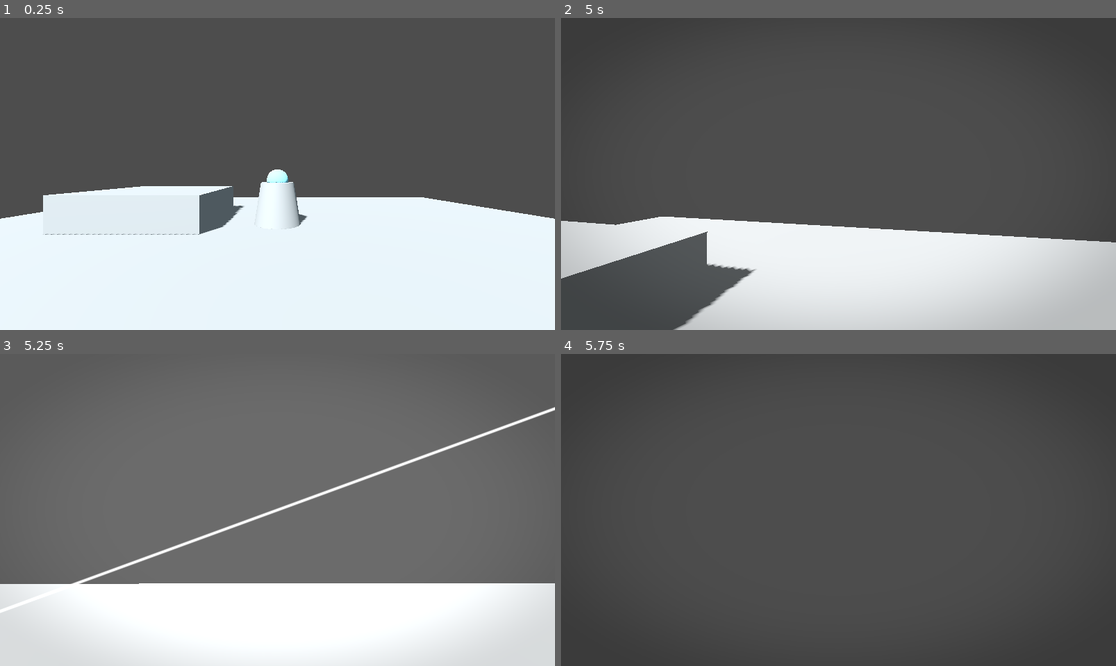
Above: before the commit, frames 1-4 (two rows, left to right).
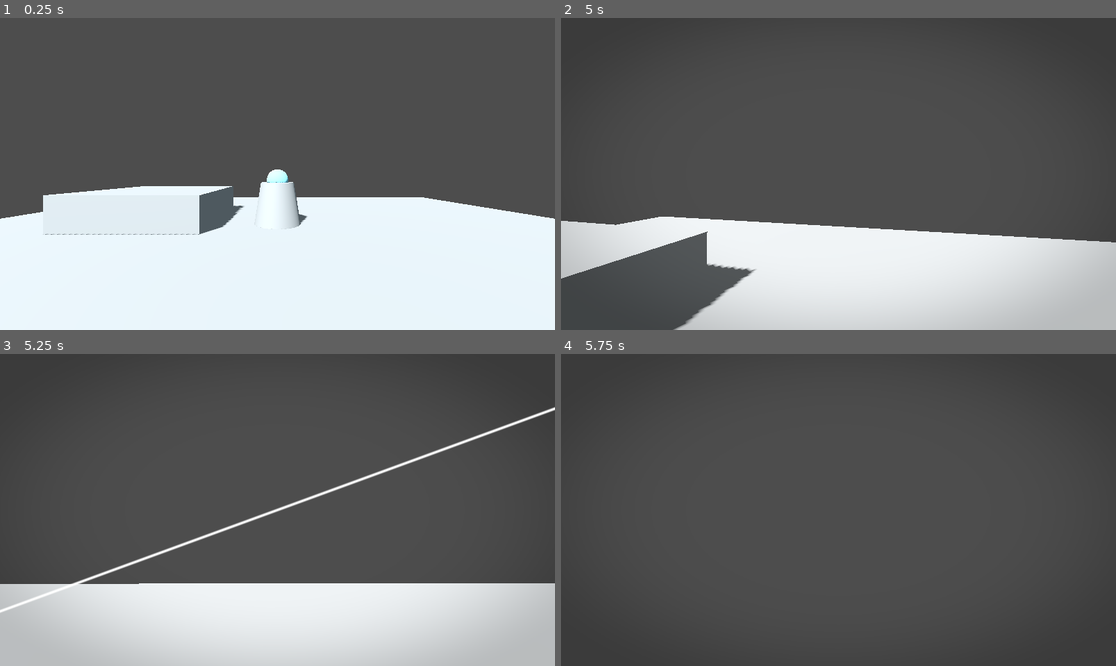
Above: after the commit, the same moments.

Repository: nanhudev/SEKAI
Game: Godot game, scene res://scenes/main/Main.tscn
Same seed, same stepped clock (60 frames per second), same inputs: the game is played once before the commit and once after it.
Inputs (mouse positions are in pixels of both pictures, inside the frame that each line leads up to):
- Up to frame 1 (0.25 s): no input
- Up to frame 2 (5 s): tap Enter at 0.5 s; move the mouse to (866, 174) at 0.52 s; hold Right mouse button (block) 0.53-1.28 s; hold W (move_forward) from 0.53 s (still down); click (866, 174) at 0.67 s; tap Space (jump) at 0.77, 1.52, 3.02, 3.77, 4.52 s; move the mouse to (810, 174) at 1.27 s; tap Q (dodge) at 1.35 s; move the mouse to (849, 167) at 2.02 s; hold Z (fire_cast) 2.03-2.78 s; move the mouse to (832, 180) at 2.77 s; tap R (frost_cast) at 2.85 s; click (832, 180) at 2.92 s; move the mouse to (877, 177) at 3.52 s; hold F (heavy_attack) 3.53-4.28 s; move the mouse to (794, 170) at 4.27 s; tap I (iaido) at 4.35 s
- Up to frame 3 (5.25 s): keep holding W (move_forward); move the mouse to (283, 510) at 5.02 s; press the mouse at (283, 510) at 5.03 s
- Up to frame 4 (5.75 s): keep holding W (move_forward)

Frames 1-2 are identical in both runs. In frame 3, 93% of the frame differs, in the area x 0-100%, y 0-100%; in frame 4, nothing differs.

Commit message:
feat: add frost shatter feedback foundation

Diff:
--- a/godot/scenes/combat/CombatSandbox.tscn
+++ b/godot/scenes/combat/CombatSandbox.tscn
@@ -1,10 +1,11 @@
-[gd_scene load_steps=11 format=3]
+[gd_scene load_steps=12 format=3]
 
 [ext_resource type="PackedScene" path="res://scenes/player/Player.tscn" id="1"]
 [ext_resource type="PackedScene" path="res://scenes/enemies/TechnicalDummy.tscn" id="2"]
 [ext_resource type="Script" path="res://scripts/combat/developer_panel.gd" id="3"]
 [ext_resource type="Script" path="res://scripts/combat/time_effect_manager.gd" id="4"]
 [ext_resource type="Script" path="res://scripts/combat/combat_screen_fx.gd" id="5"]
+[ext_resource type="Script" path="res://scripts/combat/combat_sandbox.gd" id="6"]
 
 [sub_resource type="BoxMesh" id="FloorMesh"]
 size = Vector3(24, 0.5, 24)
@@ -25,6 +26,7 @@
 ambient_light_color = Color(0.58, 0.66, 0.7, 1)
 
 [node name="CombatSandbox" type="Node3D"]
+script = ExtResource("6")
 
 [node name="WorldEnvironment" type="WorldEnvironment" parent="."]
 environment = SubResource("Environment_1")
--- /dev/null
+++ b/godot/scenes/combat/ShatterVFX.tscn
@@ -0,0 +1,6 @@
+[gd_scene load_steps=2 format=3]
+
+[ext_resource type="Script" path="res://scripts/combat/shatter_vfx.gd" id="1"]
+
+[node name="ShatterVFX" type="Node3D"]
+script = ExtResource("1")
--- /dev/null
+++ b/godot/scripts/combat/combat_sandbox.gd
@@ -0,0 +1,23 @@
+extends Node3D
+
+@export var shatter_scene: PackedScene = preload("res://scenes/combat/ShatterVFX.tscn")
+
+@onready var dummy: Node3D = $TechnicalDummy
+@onready var player: CharacterBody3D = $Player
+@onready var camera_feedback: CameraFeedbackController = player.get_node("CameraFeedbackController")
+@onready var screen_fx: CombatScreenFX = $CombatScreenFX
+@onready var time_effects: TimeEffectManager = $TimeEffectManager
+
+
+func _ready() -> void:
+	dummy.shattered.connect(_on_shattered)
+
+
+func _on_shattered() -> void:
+	var effect := shatter_scene.instantiate() as Node3D
+	add_child(effect)
+	effect.global_position = dummy.global_position
+	camera_feedback.add_trauma(0.32)
+	camera_feedback.add_impulse(Vector2(0.025, -0.035))
+	screen_fx.flash_hit(0.22)
+	time_effects.request_hitstop(0.085)
--- a/godot/scripts/combat/combat_screen_fx.gd
+++ b/godot/scripts/combat/combat_screen_fx.gd
@@ -34,6 +34,17 @@
 	_update_shader()
 
 
+func flash_hit(amount: float) -> void:
+	flash = maxf(flash, clampf(amount, 0.0, 1.0))
+	_update_shader()
+
+
+func _process(delta: float) -> void:
+	if flash > 0.0:
+		flash = maxf(0.0, flash - delta * 2.8)
+		_update_shader()
+
+
 func reset() -> void:
 	desaturation = 0.0
 	vignette = 0.0
--- /dev/null
+++ b/godot/scripts/combat/shatter_vfx.gd
@@ -0,0 +1,52 @@
+extends Node3D
+class_name ShatterVFX
+
+@export var lifetime := 0.85
+@export var shard_count := 14
+
+var age := 0.0
+var shards: Array[MeshInstance3D] = []
+var velocities: Array[Vector3] = []
+var materials: Array[StandardMaterial3D] = []
+
+
+func _ready() -> void:
+	var random := RandomNumberGenerator.new()
+	random.seed = 2718
+	for index in shard_count:
+		var shard := MeshInstance3D.new()
+		var mesh := BoxMesh.new()
+		mesh.size = Vector3(random.randf_range(0.06, 0.16), random.randf_range(0.14, 0.36), random.randf_range(0.05, 0.13))
+		shard.mesh = mesh
+		var material := StandardMaterial3D.new()
+		material.albedo_color = Color(0.64, 0.88, 1.0, 0.88)
+		material.metallic = 0.15
+		material.roughness = 0.2
+		material.transparency = BaseMaterial3D.TRANSPARENCY_ALPHA
+		shard.material_override = material
+		shard.position = Vector3(random.randf_range(-0.3, 0.3), random.randf_range(0.6, 1.7), random.randf_range(-0.3, 0.3))
+		shard.rotation = Vector3(random.randf(), random.randf(), random.randf()) * TAU
+		add_child(shard)
+		shards.append(shard)
+		materials.append(material)
+		var horizontal := Vector3(random.randf_range(-1.0, 1.0), 0.0, random.randf_range(-1.0, 1.0)).normalized()
+		velocities.append(horizontal * random.randf_range(2.0, 4.0) + Vector3.UP * random.randf_range(1.5, 3.5))
+
+
+func _process(delta: float) -> void:
+	age += delta
+	var progress := minf(1.0, age / lifetime)
+	for index in shards.size():
+		var shard := shards[index]
+		var velocity := velocities[index]
+		if progress < 0.58:
+			shard.position += velocity * delta
+			velocities[index] = velocity + Vector3.DOWN * 8.0 * delta
+		else:
+			shard.position = shard.position.lerp(Vector3(0, 1.1, 0), minf(1.0, delta * 8.0))
+		shard.rotate_y(delta * 7.0)
+		var color := materials[index].albedo_color
+		color.a = 0.88 * (1.0 - progress)
+		materials[index].albedo_color = color
+	if age >= lifetime:
+		queue_free()
Not shown, added: godot/scripts/combat/combat_sandbox.gd.uid
Not shown, added: godot/scripts/combat/shatter_vfx.gd.uid
Not shown, changed: docs/STATUS.md
